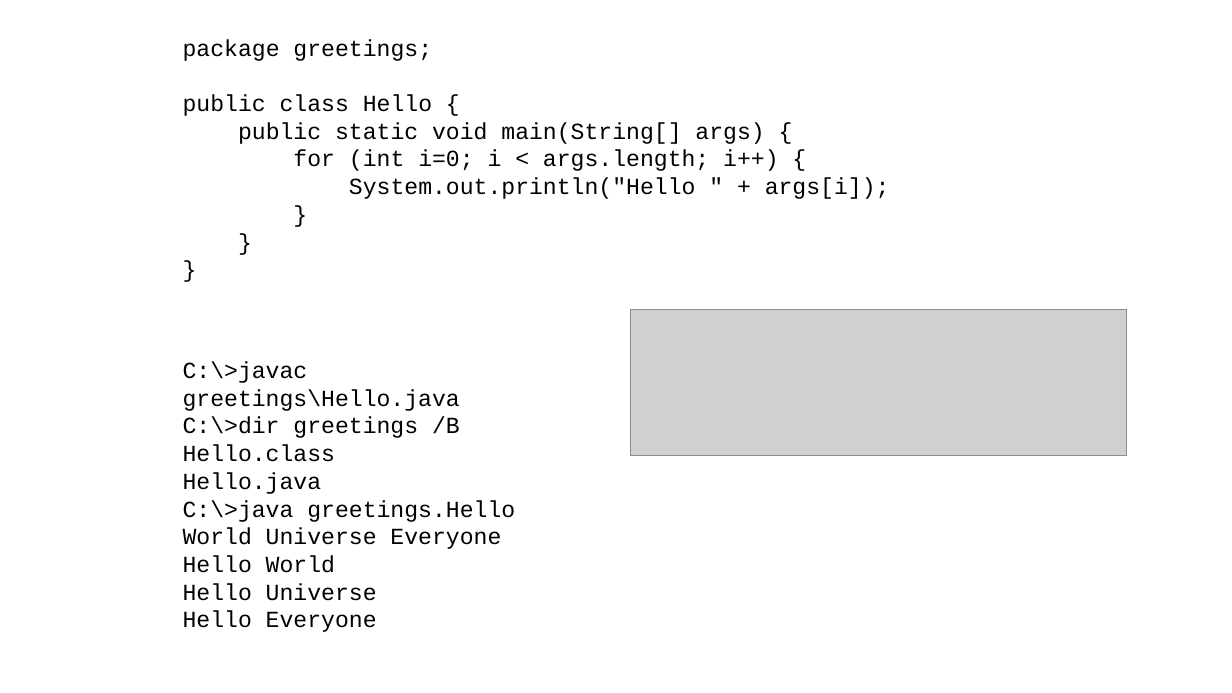
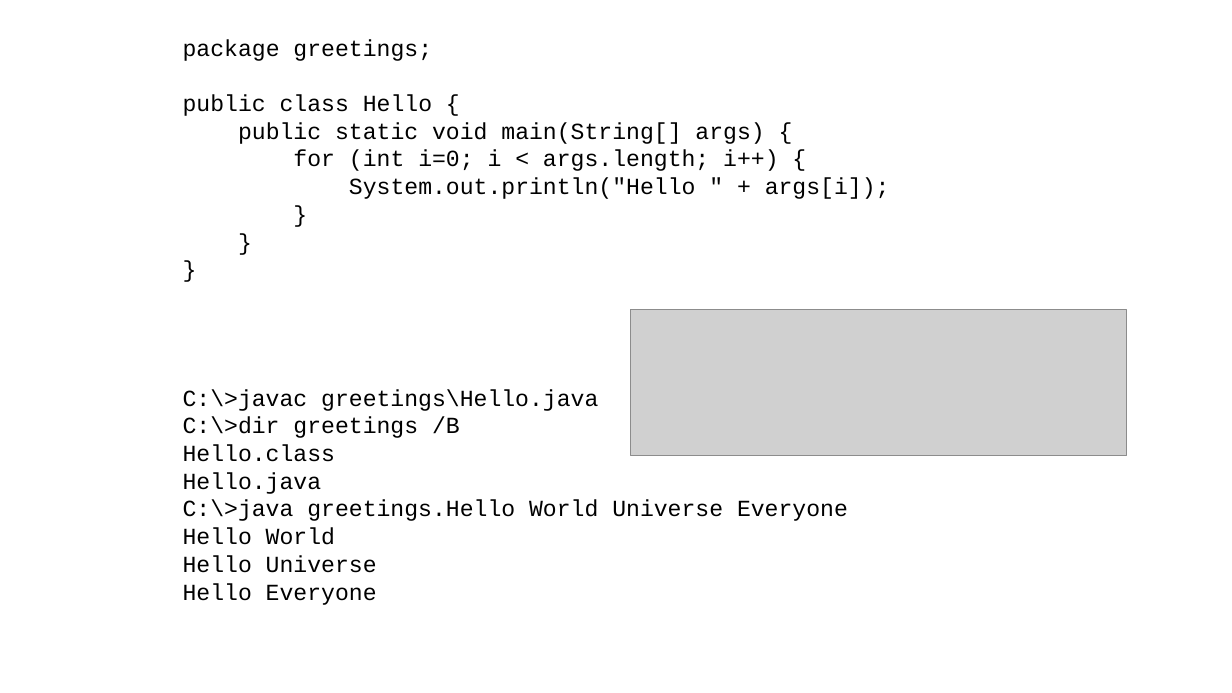
Before and after one commit to stevenschwenke/SoftwareEngineeringCourse, a slide deck: slide 2 of 04_Maven/Maven_slides.pptx. Drawn at 1232x693 pixels with LibreOffice and Linux fonts; fonts in the diff are those of the drawing; grey boxes stand for pictures. Boxes give left, top, right and bottom in pixels: in the first picture for what was removed or moved away, otherwise in the second. Text is boxed around its words. In the diff, an @@ line names an element or a change of style, - is before the commit and + after.

Commit message:
Fix issue #32 (Hello X-Arguments cut off on folio 2 of Ch. 4 "Maven")

```diff
--- a/04_Maven/Maven_slides.pptx
+++ b/04_Maven/Maven_slides.pptx
@@ text "C:\>javac greetings\Hello.java C:\>dir greetings /B ..." rewrapped from (183,361,515,632) to (183,389,848,605) @@
```
